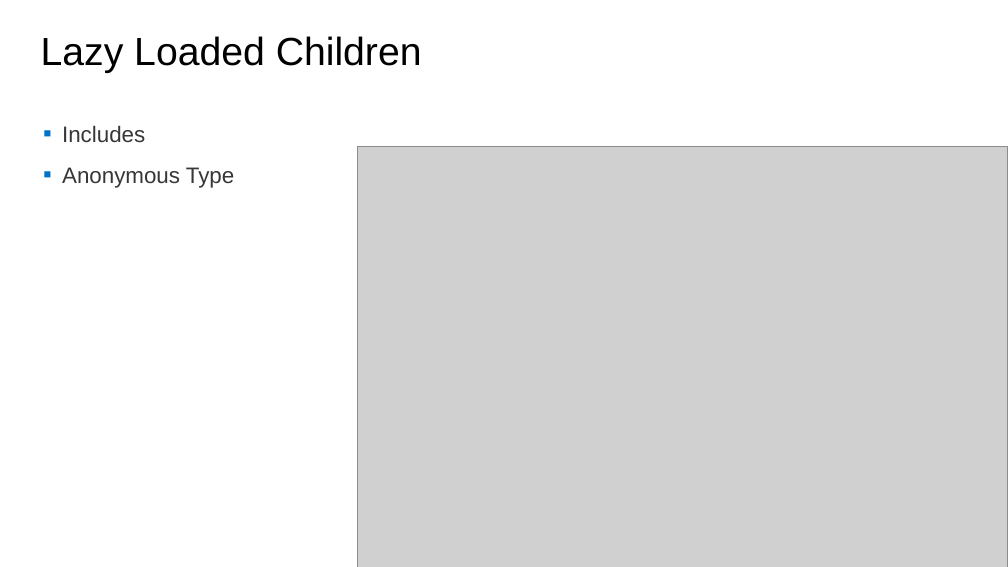
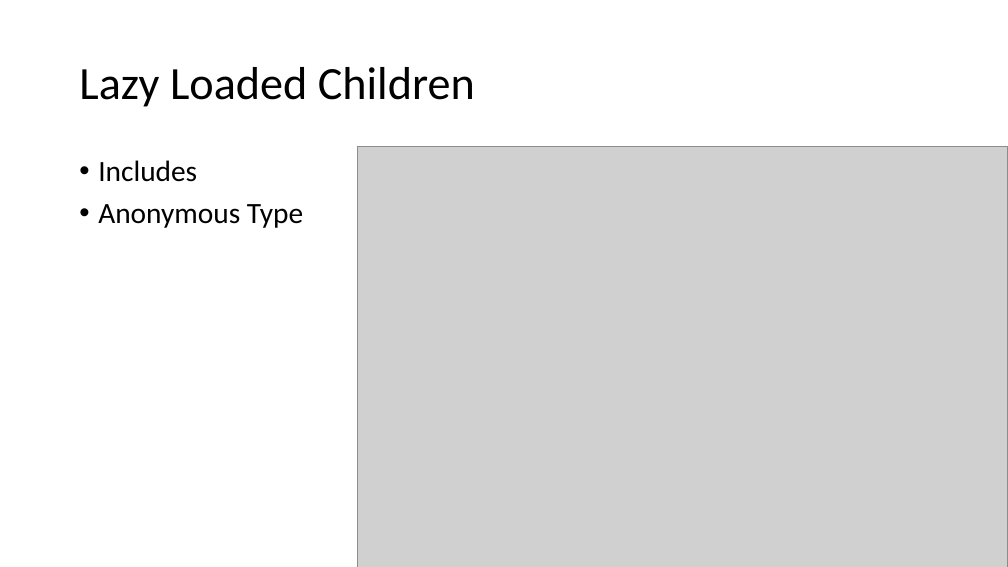
Before and after one commit to jwooley/RecipeWebApi, a slide deck: slide 16 of EFPerf.pptx (slide 10 before the commit). Drawn at 1008x567 pixels with LibreOffice and Linux fonts; fonts in the diff are those of the drawing; grey boxes stand for pictures. Boxes give left, top, right and bottom in pixels: in the first picture for what was removed or moved away, otherwise in the second. Text is boxed around its words. In the diff, an @@ line names an element or a change of style, - is before the commit and + after.

```diff
--- a/EFPerf.pptx
+++ b/EFPerf.pptx
@@ title "Lazy Loaded Children": place and size @@
-title "Lazy Loaded Children" at [41,36,422,73]
+title "Lazy Loaded Children" at [79,67,475,107]
@@ title "Lazy Loaded Children" at [79,67,475,107]: size 28 to 33 pt, font Arial to Calibri; vertical alignment top to middle @@
@@ text "Includes": place and size @@
-text "Includes" at [62,125,234,188]
+text "Includes" at [98,160,303,228]
@@ text "Includes" at [98,160,303,228]: size 16 to 21 pt, font Arial to Calibri, text colour #373737 to #000000; bullet ▪ to •; less space between paragraphs @@
```
Also in this commit, not shown: 13 other slides changed, 6 slides added, 1 slide removed.
